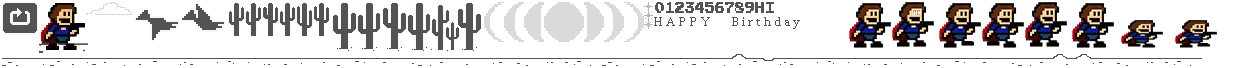
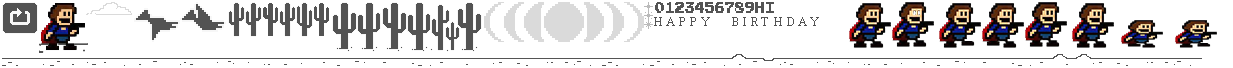
Comparing the layer stacks of the two 1233 x 68 images. Changes:
renamed "H A P P Y B i r t h d a y" to "H A P P Y B I R T H D A Y", painted on it over [742, 17, 819, 29]
